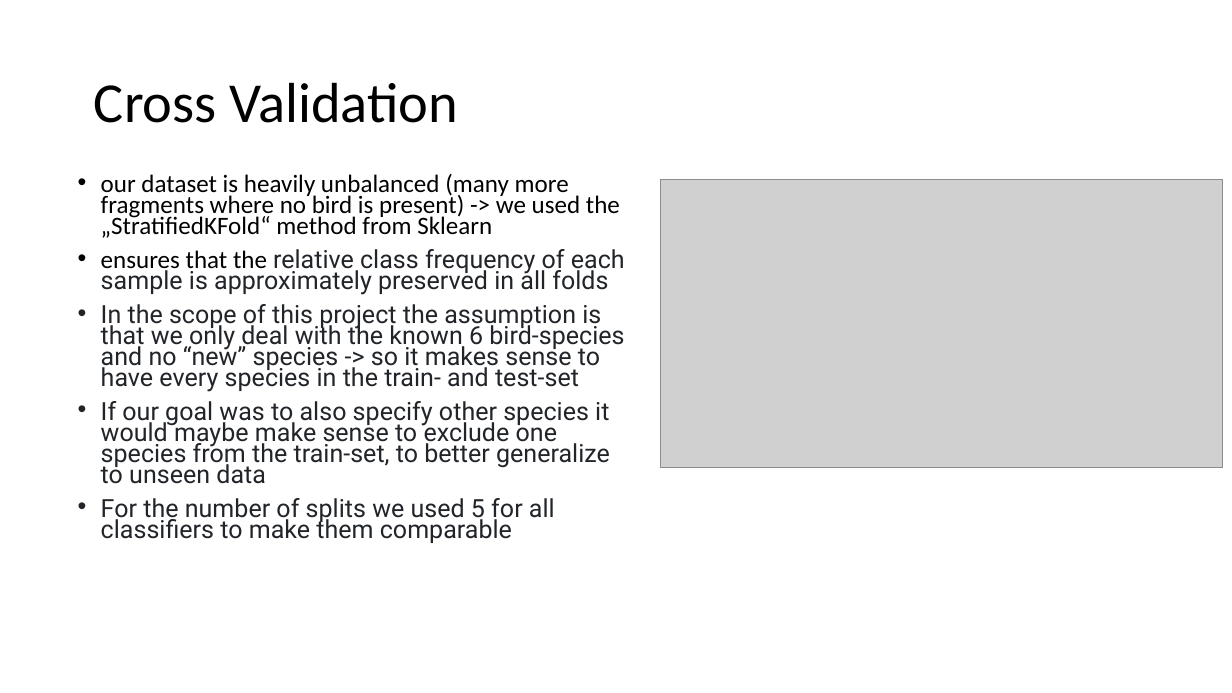
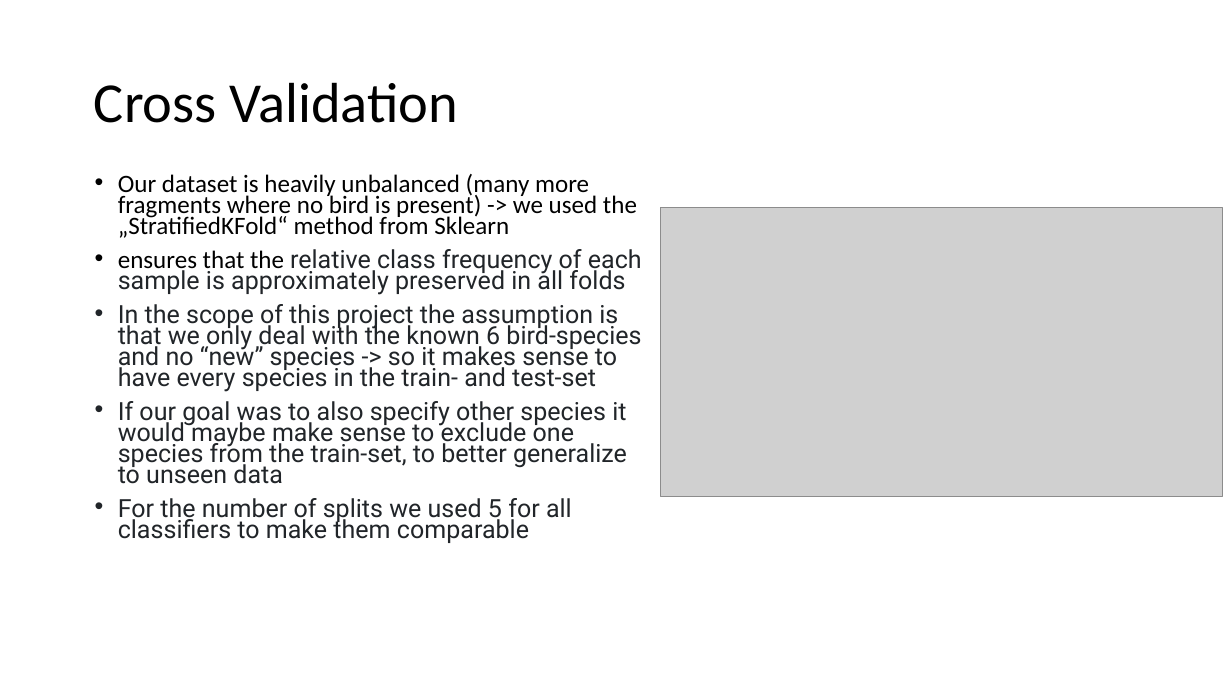
Before and after one commit to sandroassek/SS23_UE_MLPC, a slide deck: slide 2 of Task_3_1.pptx. Drawn at 1232x693 pixels with LibreOffice and Linux fonts; fonts in the diff are those of the drawing; grey boxes stand for pictures. Boxes give left, top, right and bottom in pixels: in the first picture for what was removed or moved away, otherwise in the second. Text is boxed around its words. In the diff, an @@ line names an element or a change of style, - is before the commit and + after.

```diff
--- a/Task_3_1.pptx
+++ b/Task_3_1.pptx
@@ text "Our dataset is heavily unbalanced ...": place and size @@
-text "Our dataset is heavily unbalanced ..." at (101,174,625,543)
+text "Our dataset is heavily unbalanced ..." at (118,174,642,543)
@@ text at (118,174,637,238): text changed @@
-• our dataset is heavily unbalanced (many more fragments where no bird is present) -> we used the „StratifiedKFold“ method from Sklearn
+• Our dataset is heavily unbalanced (many more fragments where no bird is present) -> we used the „StratifiedKFold“ method from Sklearn
@@ picture: place and size @@
-picture at (661,179,1223,469)
+picture at (661,208,1223,497)
```
Also in this commit, not shown: 1 other slide changed.
